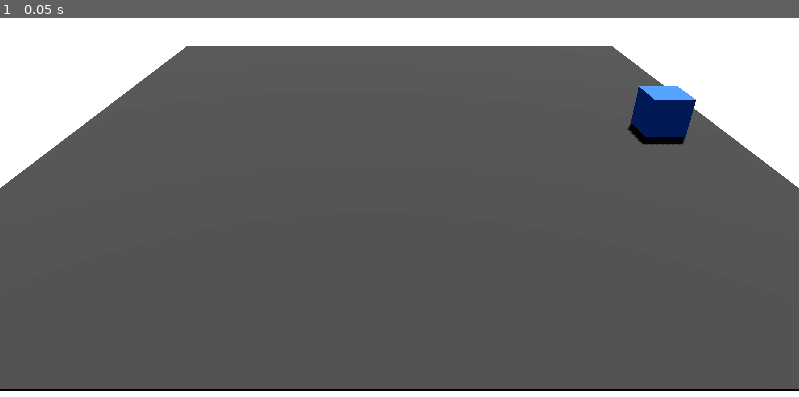
Above: before the commit, frame 1.
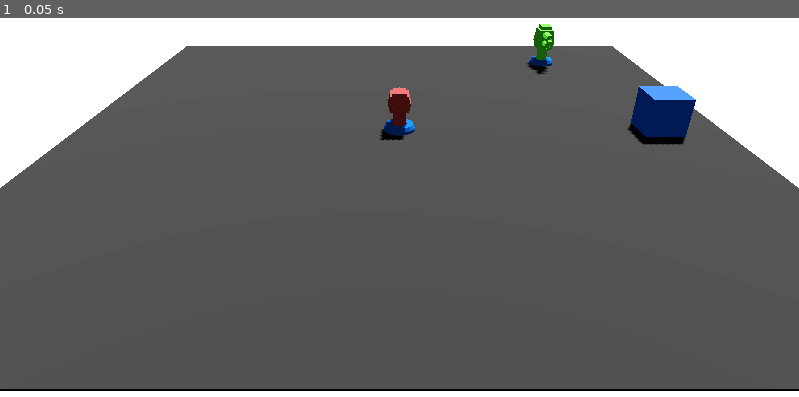
Above: after the commit, the same moment.

Repository: jardelguim/tower-defense
Game: Godot game, scene res://scenes/main.tscn
The game is run twice, just before and just after one commit, with the same random seed, the same clock (stepped at 60 frames per second) and the same inputs.
Inputs:
- Up to frame 1 (0.05 s): no input

The runs differ from the first frame. In frame 1, 0.7% of the frame differs, in the area x 47-70%, y 1-33%.

Commit message:
new tower type

Diff:
--- a/project.godot
+++ b/project.godot
@@ -15,14 +15,14 @@
 config/features=PackedStringArray("4.6", "Mobile")
 config/icon="res://icon.svg"
 
-[filesystem]
-
-import/blender/enabled=false
-
 [autoload]
 
 EventBus="*res://src/autoloads/EventBus.gd"
 GameManager="*res://src/autoloads/GameManager.gd"
+
+[filesystem]
+
+import/blender/enabled=false
 
 [physics]
 
--- a/scenes/entities/tower.tscn
+++ /dev/null
@@ -1,43 +0,0 @@
-[gd_scene format=3]
-
-[ext_resource type="Script" path="res://src/entities/tower.gd" id="1_tower"]
-[ext_resource type="ArrayMesh" uid="uid://bg60x2ko2mj10" path="res://assets/models/tower.obj" id="2_mesh"]
-[ext_resource type="Texture2D" uid="uid://ckjpccm75bww7" path="res://assets/checkboard.png" id="3_tex"]
-
-[sub_resource type="StandardMaterial3D" id="mat_tower"]
-albedo_color = Color(0.7411765, 0.3019608, 0.3019608, 1)
-albedo_texture = ExtResource("3_tex")
-uv1_scale = Vector3(10, 10, 10)
-
-[sub_resource type="CapsuleShape3D" id="shape_body"]
-radius = 1.0
-height = 4.03125
-
-[sub_resource type="SphereShape3D" id="shape_range"]
-radius = 15.0
-
-[node name="Tower" type="StaticBody3D"]
-script = ExtResource("1_tower")
-
-[node name="Model" type="MeshInstance3D" parent="."]
-transform = Transform3D(-1, 0, -8.742278e-08, 0, 1, 0, 8.742278e-08, 0, -1, 0, 0, 0)
-mesh = ExtResource("2_mesh")
-surface_material_override/0 = SubResource("mat_tower")
-
-[node name="CollisionShape3D" type="CollisionShape3D" parent="."]
-transform = Transform3D(1, 0, 0, 0, 1, 0, 0, 0, 1, 0, 2.015625, 0)
-shape = SubResource("shape_body")
-
-[node name="FirePoint" type="Marker3D" parent="."]
-transform = Transform3D(1, 0, 0, 0, 1, 0, 0, 0, 1, 0, 3.5, 0)
-
-[node name="AttackTimer" type="Timer" parent="."]
-wait_time = 1.0
-one_shot = false
-autostart = false
-
-[node name="RangeArea" type="Area3D" parent="."]
-
-[node name="RangeCollision" type="CollisionShape3D" parent="RangeArea"]
-unique_name_in_owner = true
-shape = SubResource("shape_range")
--- /dev/null
+++ b/scenes/entities/towers/const/Tower_base.tscn
@@ -0,0 +1,13 @@
+[gd_scene format=3 uid="uid://i0ud143d7ulu"]
+
+[ext_resource type="ArrayMesh" uid="uid://bo7c3nbaysa67" path="res://assets/models/towers/tower_base.obj" id="1_kqpjx"]
+[ext_resource type="Texture2D" uid="uid://ckjpccm75bww7" path="res://assets/textures/checkboard.png" id="2_ffgkq"]
+
+[sub_resource type="StandardMaterial3D" id="StandardMaterial3D_1jt02"]
+albedo_color = Color(0, 0.40784314, 0.8156863, 1)
+albedo_texture = ExtResource("2_ffgkq")
+uv1_scale = Vector3(10, 10, 10)
+
+[node name="TowerBase" type="MeshInstance3D" unique_id=97124863]
+mesh = ExtResource("1_kqpjx")
+surface_material_override/0 = SubResource("StandardMaterial3D_1jt02")
--- /dev/null
+++ b/scenes/entities/towers/const/Tower_range_area.tscn
@@ -0,0 +1,10 @@
+[gd_scene format=3 uid="uid://262neb36cmdq"]
+
+[sub_resource type="SphereShape3D" id="SphereShape3D_t2c24"]
+radius = 15.0
+
+[node name="RangeArea" type="Area3D" unique_id=539343825]
+
+[node name="RangeCollision" type="CollisionShape3D" parent="." unique_id=1996977106]
+unique_name_in_owner = true
+shape = SubResource("SphereShape3D_t2c24")
--- /dev/null
+++ b/scenes/entities/towers/tower1.tscn
@@ -0,0 +1,39 @@
+[gd_scene format=3 uid="uid://r50j75eqnmoc"]
+
+[ext_resource type="Script" uid="uid://dfjuobno5f1uv" path="res://src/entities/tower.gd" id="1_tmwma"]
+[ext_resource type="Resource" uid="uid://digbv3aef6rdt" path="res://scenes/entities/towers/tower1_data.tres" id="2_le6ro"]
+[ext_resource type="ArrayMesh" uid="uid://dhbm7bwekwfdv" path="res://assets/models/towers/tower1.obj" id="3_omevh"]
+[ext_resource type="Texture2D" uid="uid://ckjpccm75bww7" path="res://assets/textures/checkboard.png" id="4_jrdak"]
+[ext_resource type="PackedScene" uid="uid://i0ud143d7ulu" path="res://scenes/entities/towers/const/Tower_base.tscn" id="5_tmwma"]
+[ext_resource type="PackedScene" uid="uid://262neb36cmdq" path="res://scenes/entities/towers/const/Tower_range_area.tscn" id="6_le6ro"]
+
+[sub_resource type="StandardMaterial3D" id="mat_tower"]
+albedo_color = Color(0.7411765, 0.3019608, 0.3019608, 1)
+albedo_texture = ExtResource("4_jrdak")
+uv1_scale = Vector3(10, 10, 10)
+
+[sub_resource type="CapsuleShape3D" id="shape_body"]
+radius = 1.0
+height = 3.6578126
+
+[node name="Tower" type="StaticBody3D" unique_id=1715713068 node_paths=PackedStringArray("model", "fire_point")]
+script = ExtResource("1_tmwma")
+data = ExtResource("2_le6ro")
+model = NodePath("Tower_body")
+fire_point = NodePath("FirePoint")
+
+[node name="Tower_body" type="MeshInstance3D" parent="." unique_id=1641631595]
+transform = Transform3D(-1, 0, -8.742278e-08, 0, 1, 0, 8.742278e-08, 0, -1, 0, 0, 0)
+mesh = ExtResource("3_omevh")
+surface_material_override/0 = SubResource("mat_tower")
+
+[node name="CollisionShape3D" type="CollisionShape3D" parent="." unique_id=198353396]
+transform = Transform3D(1, 0, 0, 0, 1, 0, 0, 0, 1, 0, 1.4867189, 0)
+shape = SubResource("shape_body")
+
+[node name="FirePoint" type="Marker3D" parent="." unique_id=455409164]
+transform = Transform3D(1, 0, 0, 0, 1, 0, 0, 0, 1, 0, 2.3467379, -1.7)
+
+[node name="TowerBase" parent="." unique_id=97124863 instance=ExtResource("5_tmwma")]
+
+[node name="RangeArea" parent="." unique_id=539343825 instance=ExtResource("6_le6ro")]
--- /dev/null
+++ b/scenes/entities/towers/tower1_data.tres
@@ -0,0 +1,7 @@
+[gd_resource type="Resource" script_class="TowerData" format=3 uid="uid://digbv3aef6rdt"]
+
+[ext_resource type="Script" uid="uid://biqf6knqhbiep" path="res://src/resources/TowerData.gd" id="1_5uvkh"]
+
+[resource]
+script = ExtResource("1_5uvkh")
+metadata/_custom_type_script = "uid://biqf6knqhbiep"
--- /dev/null
+++ b/scenes/entities/towers/tower2.tscn
@@ -0,0 +1,41 @@
+[gd_scene format=3 uid="uid://dt8u7jydwq5xg"]
+
+[ext_resource type="Script" uid="uid://dfjuobno5f1uv" path="res://src/entities/tower.gd" id="1_q26gp"]
+[ext_resource type="ArrayMesh" uid="uid://c8765g3g8msbj" path="res://assets/models/towers/tower2.obj" id="2_eyin7"]
+[ext_resource type="Resource" uid="uid://do1sif8i0kmfv" path="res://scenes/entities/towers/tower2_data.tres" id="2_p1pwr"]
+[ext_resource type="Texture2D" uid="uid://ckjpccm75bww7" path="res://assets/textures/checkboard.png" id="3_p1pwr"]
+[ext_resource type="PackedScene" uid="uid://i0ud143d7ulu" path="res://scenes/entities/towers/const/Tower_base.tscn" id="4_tpfox"]
+[ext_resource type="PackedScene" uid="uid://262neb36cmdq" path="res://scenes/entities/towers/const/Tower_range_area.tscn" id="6_p1pwr"]
+
+[sub_resource type="CapsuleShape3D" id="CapsuleShape3D_4x220"]
+radius = 1.0
+height = 5.4
+
+[sub_resource type="StandardMaterial3D" id="StandardMaterial3D_6in86"]
+albedo_color = Color(0.38431373, 1, 0.2784314, 1)
+albedo_texture = ExtResource("3_p1pwr")
+uv1_scale = Vector3(10, 10, 10)
+
+[node name="Tower2" type="StaticBody3D" unique_id=97476924 node_paths=PackedStringArray("model")]
+script = ExtResource("1_q26gp")
+data = ExtResource("2_p1pwr")
+model = NodePath("Tower_body")
+metadata/_custom_type_script = "uid://dfjuobno5f1uv"
+
+[node name="CollisionShape3D" type="CollisionShape3D" parent="." unique_id=1348144284]
+transform = Transform3D(1, 0, 0, 0, 1, 0, 0, 0, 1, 0, 1.7, 0)
+shape = SubResource("CapsuleShape3D_4x220")
+
+[node name="Tower_body" type="MeshInstance3D" parent="." unique_id=1325800624]
+mesh = ExtResource("2_eyin7")
+surface_material_override/0 = SubResource("StandardMaterial3D_6in86")
+
+[node name="FirePoint1" type="Marker3D" parent="." unique_id=1266172150]
+transform = Transform3D(1, 0, 0, 0, 1, 0, 0, 0, 1, 0, 2.3467379, 1.7)
+
+[node name="FirePoint2" type="Marker3D" parent="." unique_id=1864077801]
+transform = Transform3D(1, 0, 0, 0, 1, 0, 0, 0, 1, 0, 3.1467378, 2.2)
+
+[node name="TowerBase" parent="." unique_id=97124863 instance=ExtResource("4_tpfox")]
+
+[node name="RangeArea" parent="." unique_id=539343825 instance=ExtResource("6_p1pwr")]
--- /dev/null
+++ b/scenes/entities/towers/tower2_data.tres
@@ -0,0 +1,11 @@
+[gd_resource type="Resource" script_class="TowerData" format=3 uid="uid://do1sif8i0kmfv"]
+
+[ext_resource type="Script" uid="uid://biqf6knqhbiep" path="res://src/resources/TowerData.gd" id="1_a80ri"]
+
+[resource]
+script = ExtResource("1_a80ri")
+display_name = "Double Tower"
+damage = 5.0
+attack_speed = 0.5
+range = 20.0
+metadata/_custom_type_script = "uid://biqf6knqhbiep"
--- a/scenes/main.tscn
+++ b/scenes/main.tscn
@@ -2,7 +2,9 @@
 
 [ext_resource type="PackedScene" path="res://scenes/levels/level_01.tscn" id="1_level"]
 [ext_resource type="PackedScene" path="res://scenes/entities/base.tscn" id="2_base"]
+[ext_resource type="PackedScene" uid="uid://r50j75eqnmoc" path="res://scenes/entities/towers/tower1.tscn" id="2_tefeu"]
 [ext_resource type="PackedScene" path="res://scenes/ui/hud.tscn" id="3_hud"]
+[ext_resource type="PackedScene" uid="uid://dt8u7jydwq5xg" path="res://scenes/entities/towers/tower2.tscn" id="3_o6xl0"]
 [ext_resource type="Script" uid="uid://c1pjrst1gj482" path="res://src/managers/WaveManager.gd" id="4_wave"]
 [ext_resource type="Script" uid="uid://cqw8s1v7ho3wu" path="res://src/managers/InputManager.gd" id="5_input"]
 
@@ -37,6 +39,11 @@
 
 [node name="TowerContainer" type="Node3D" parent="." unique_id=746048563]
 
+[node name="Tower1" parent="TowerContainer" unique_id=1715713068 instance=ExtResource("2_tefeu")]
+
+[node name="Tower2" parent="TowerContainer" unique_id=97476924 instance=ExtResource("3_o6xl0")]
+transform = Transform3D(1, 0, 0, 0, 1, 0, 0, 0, 1, 15, 0, -18)
+
 [node name="Base" parent="." unique_id=900368601 instance=ExtResource("2_base")]
 transform = Transform3D(1, 0, 0, 0, 1, 0, 0, 0, 1, 20, 0, 0)
 
--- a/scenes/tower_model.tscn
+++ /dev/null
@@ -1,17 +0,0 @@
-[gd_scene format=3 uid="uid://deemocnr4ped2"]
-
-[ext_resource type="PackedScene" uid="uid://dty2tbk0iy2s7" path="res://assets/models/tower.glb" id="1_phpgg"]
-
-[sub_resource type="Gradient" id="Gradient_7yth7"]
-
-[sub_resource type="GradientTexture1D" id="GradientTexture1D_o6mov"]
-gradient = SubResource("Gradient_7yth7")
-
-[sub_resource type="StandardMaterial3D" id="StandardMaterial3D_m6snr"]
-albedo_color = Color(0.34407577, 0.34407574, 0.34407574, 1)
-albedo_texture = SubResource("GradientTexture1D_o6mov")
-
-[node name="tower" unique_id=2102200700 instance=ExtResource("1_phpgg")]
-
-[node name="Tower_Base" parent="." index="0" unique_id=1368815317]
-surface_material_override/0 = SubResource("StandardMaterial3D_m6snr")
--- a/src/entities/tower.gd
+++ b/src/entities/tower.gd
@@ -1,13 +1,15 @@
-class_name Tower extends StaticBody3D
+extends StaticBody3D
+class_name Tower
 
 @export var data: TowerData
 
+@export var model : MeshInstance3D
+@export var fire_point: Marker3D
 @onready var range_area: Area3D = $RangeArea
-@onready var attack_timer: Timer = $AttackTimer
-@onready var fire_point: Marker3D = $FirePoint
+@onready var attack_timer = Timer.new()
 
 func _ready() -> void:
-	pass
+	_setup_timer()
 
 func _process(_delta: float) -> void:
 	pass
@@ -16,4 +18,13 @@
 	return null
 
 func _fire() -> void:
+	print("%s shoot!" %data.display_name)
+
+func _setup_timer():
+	add_child(attack_timer)
+	attack_timer.connect("timeout" , _fire)
+	attack_timer.wait_time = data.attack_speed
+	attack_timer.start()
+
+func _setup_stats():
 	pass
--- a/src/resources/TowerData.gd
+++ b/src/resources/TowerData.gd
@@ -1,9 +1,10 @@
-class_name TowerData extends Resource
+extends Resource
+class_name TowerData
 
 @export var display_name: String = "Basic Tower"
 @export var damage: float = 10.0
+@export var attack_speed: float = 1.0
 @export_range(5.0, 30.0) var range: float = 15.0
-@export var attack_speed: float = 1.0
 @export var cost: int = 50
 @export var scene: PackedScene
 @export var bullet_scene: PackedScene
Renamed: assets/New Folder/level.blend.import -> assets/.blend/level.blend.import
Renamed: assets/New Folder/tower.blend.import -> assets/.blend/tower.blend.import
Binary file removed: assets/models/tower.glb
Not shown, removed: assets/models/tower.glb.import
Not shown, removed: assets/models/tower.obj
Not shown, removed: assets/models/tower.obj.import
Not shown, added: assets/models/towers/tower1.mtl
Not shown, added: assets/models/towers/tower1.obj
Not shown, added: assets/models/towers/tower1.obj.import
Not shown, added: assets/models/towers/tower2.mtl
Not shown, added: assets/models/towers/tower2.obj
Not shown, added: assets/models/towers/tower2.obj.import
(and 11 more such lines)
